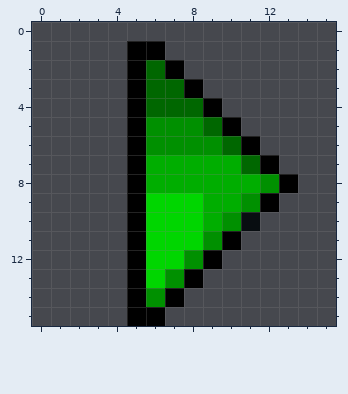
Edited in one commit: pixel-art sprite (images/go-green.png). The picture above is the old version.
The file is 16x16 pixels. Pixels under 10% opacity are left out. Colours within 5 levels of each other are drawn and written as one.
The result:
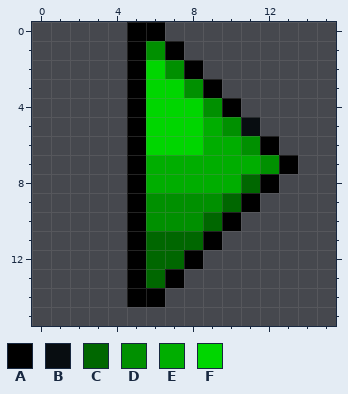
Palette (. is transparent): A #000000  B #080d11  C #006700  D #009000  E #00ae00  F #00d600
Change:
Changed rows in their new state; - is an unchanged pixel.
first column x 5:
 0 AA-------
 1 -DA------
 2 -FDA-----
 3 -FFDA----
 4 -FFFDA---
 5 -FFFEDB--
 6 -FFFEEDA-
 7 ------EDA
 8 ------CA.
 9 -DDDDCA.-
10 -DDDCA.--
11 -CCCA.---
12 -CCA.----
13 -CA.-----
14 -A.------
15 ..-------
Pixel boxes of the changes (left, top, right, bottom) in both pictures:
changed: (127, 22, 298, 326)
